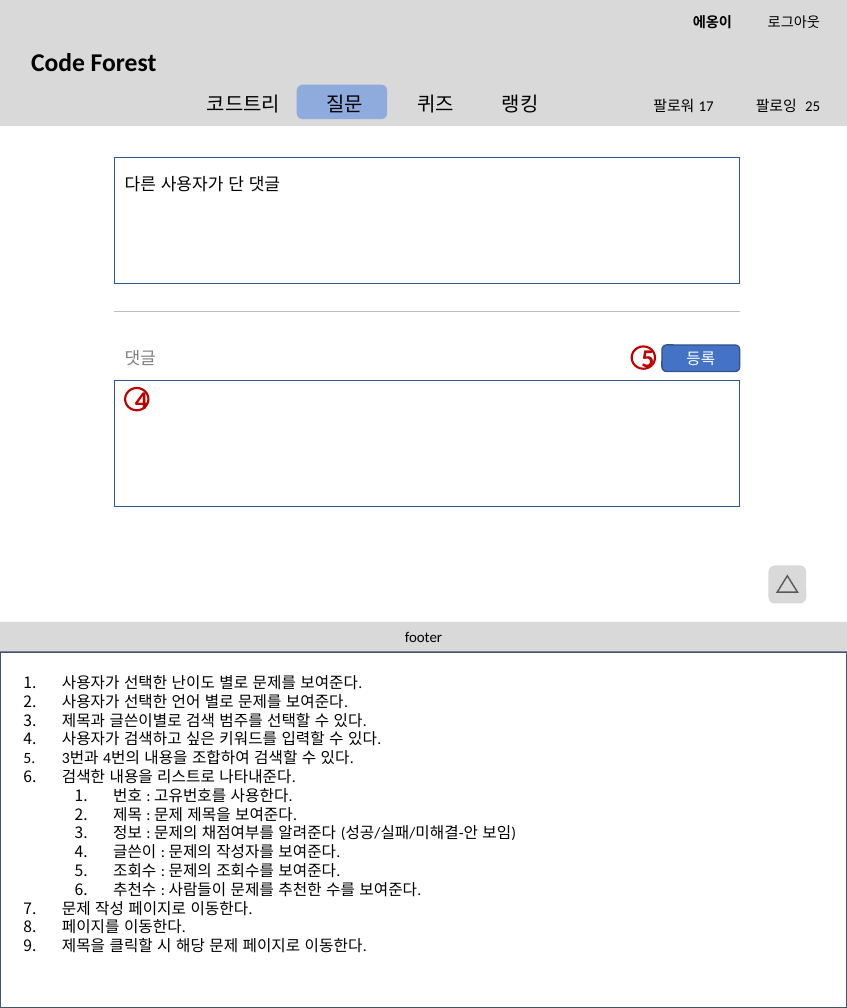
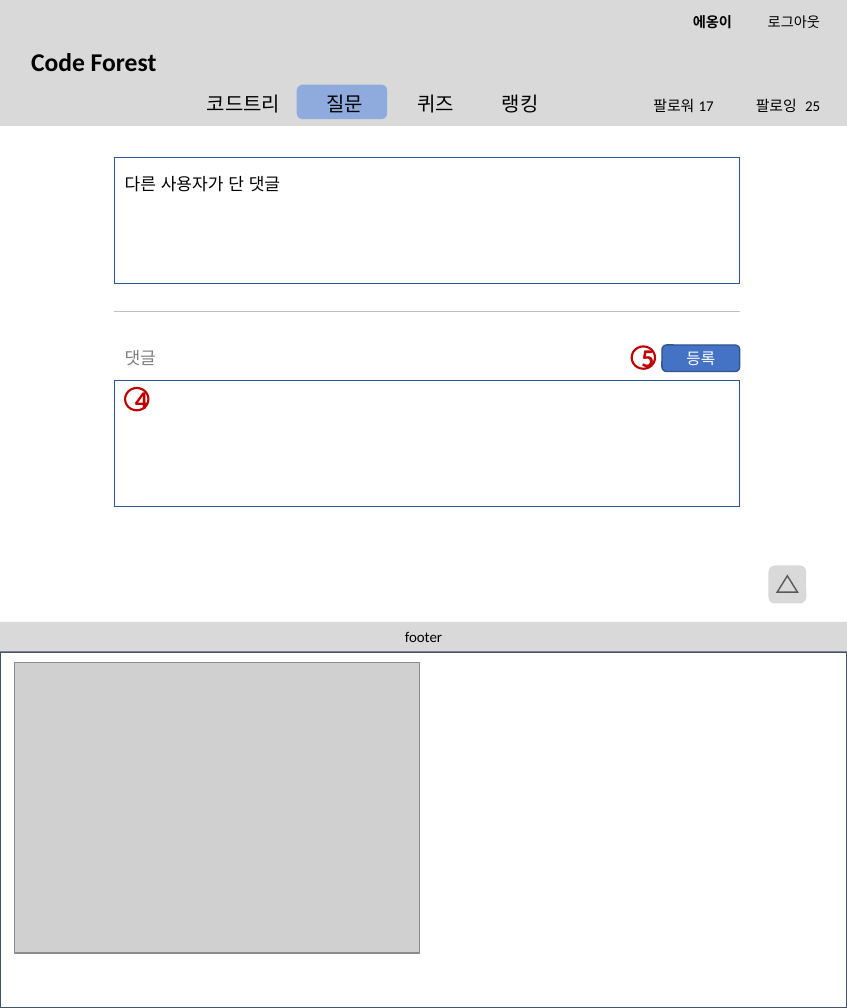
Before and after one commit to btcdd/document, a slide deck: slide 16 of 스토리보드.pptx. Drawn at 847x1008 pixels with LibreOffice and Linux fonts; fonts in the diff are those of the drawing; grey boxes stand for pictures; background and template pictures are left out. Boxes give left, top, right and bottom in pixels: in the first picture for what was removed or moved away, otherwise in the second. Text is boxed around its words. In the diff, an @@ line names an element or a change of style, - is before the commit and + after.

```diff
--- a/스토리보드.pptx
+++ b/스토리보드.pptx
@@ picture added at box(14, 663, 420, 952) @@
@@ text removed at box(62, 675, 516, 953) @@
-1. 사용자가 선택한 난이도 별로 문제를 보여준다.
-2. 사용자가 선택한 언어 별로 문제를 보여준다.
-3. 제목과 글쓴이별로 검색 범주를 선택할 수 있다.
-4. 사용자가 검색하고 싶은 키워드를 입력할 수 있다.
-5. 3번과 4번의 내용을 조합하여 검색할 수 있다.
-6. 검색한 내용을 리스트로 나타내준다.
-  1. 번호 : 고유번호를 사용한다.
-  2. 제목 : 문제 제목을 보여준다.
-  3. 정보 : 문제의 채점여부를 알려준다 (성공/실패/미해결-안 보임)
-  4. 글쓴이 : 문제의 작성자를 보여준다.
-  5. 조회수 : 문제의 조회수를 보여준다.
-  6. 추천수 : 사람들이 문제를 추천한 수를 보여준다.
-7. 문제 작성 페이지로 이동한다.
-8. 페이지를 이동한다.
-9. 제목을 클릭할 시 해당 문제 페이지로 이동한다.
```
Also in this commit, not shown: 36 other slides changed, 2 slides removed.
